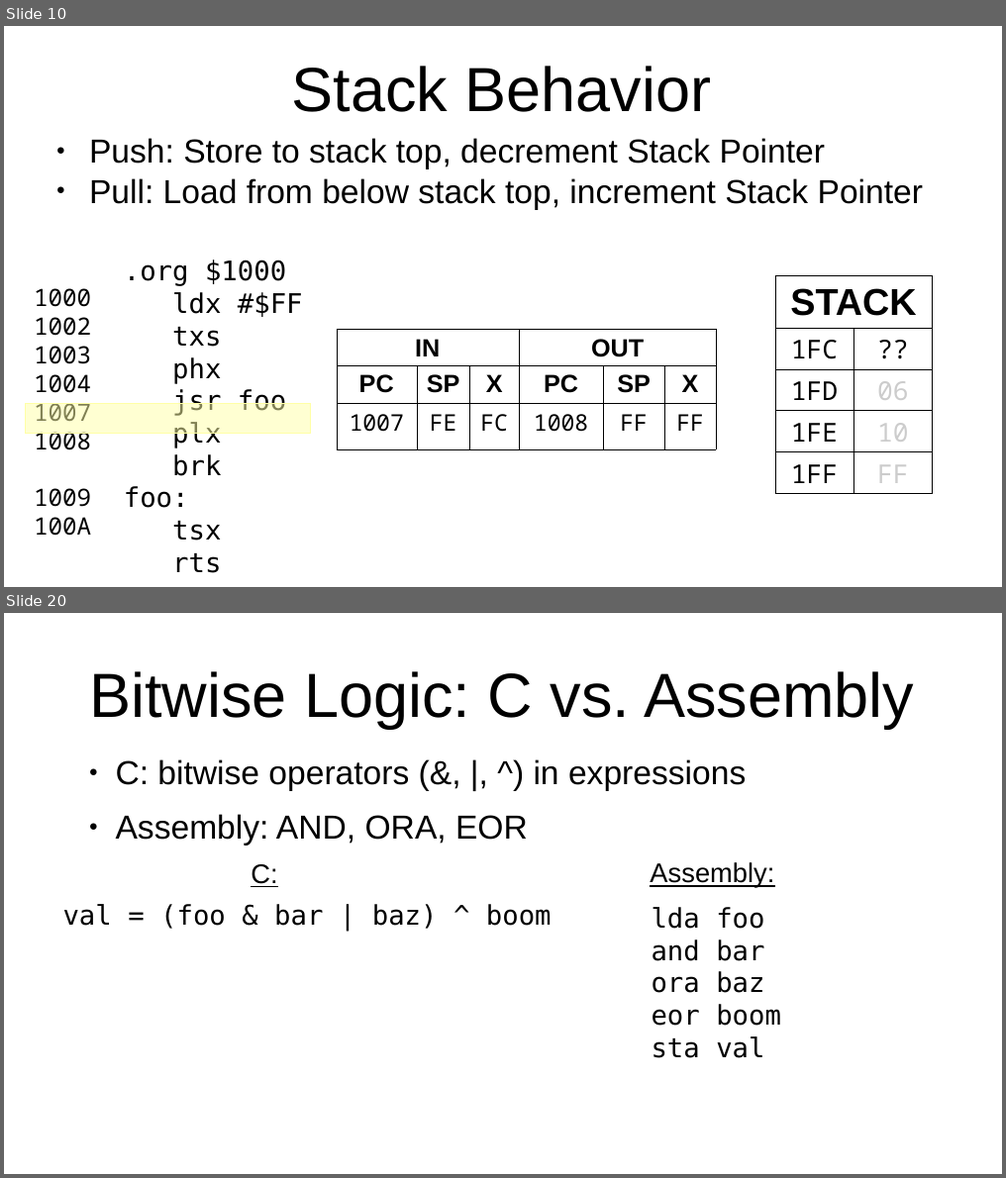
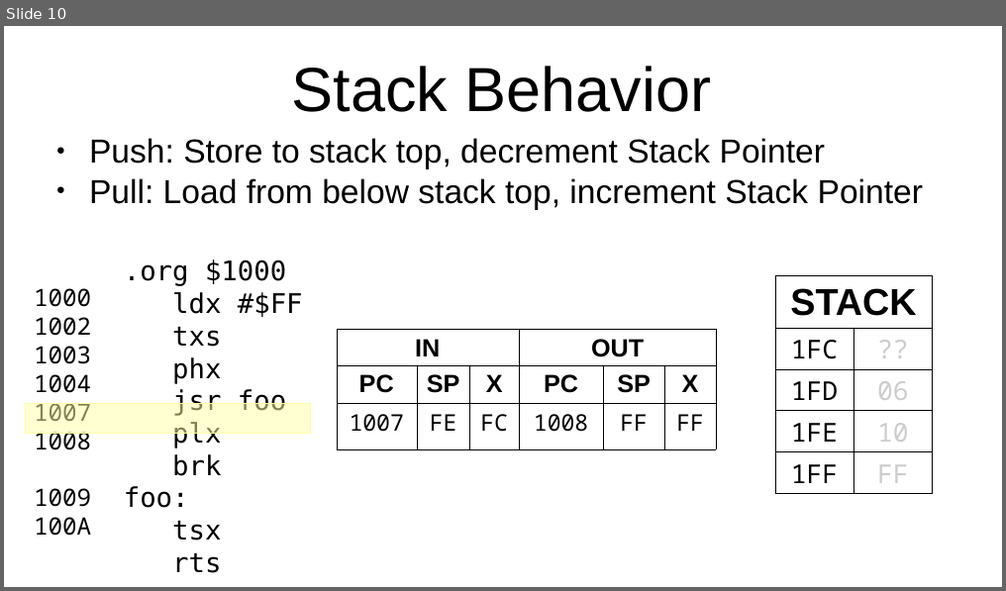
Before and after one commit to SlithyMatt/x16-assembly-tutorial, a slide deck: Lesson5/Lesson5.odp. Shown one above the other, each under a label of ours: slides 10 and 20 before the commit, slide 10 after it; the slides between them are not shown. The pictures are 1006x1178 and 1006x591 pixels, drawn with LibreOffice and Linux fonts; fonts in the diff are those of the drawing. Boxes give left, top, right and bottom in pixels: in the first picture for what was removed or moved away, otherwise in the second. Text is boxed around its words. In the diff, an @@ line names an element or a change of style, - is before the commit and + after.

```diff
--- a/Lesson5/Lesson5.odp
+++ b/Lesson5/Lesson5.odp
@@ slide 20 removed at box(4, 613, 1002, 1174), background #FFFFFF @@
@@ title removed at box(89, 671, 914, 728) @@
-Bitwise Logic: C vs. Assembly
@@ text removed at box(116, 760, 746, 846) @@
-● C: bitwise operators (&, |, ^) in expressions
-● Assembly: AND, ORA, EOR
@@ text removed at box(251, 864, 277, 887) @@
-C:
@@ text removed at box(649, 862, 774, 887) @@
-Assembly:
@@ text removed at box(63, 904, 551, 929) @@
-val = (foo & bar | baz) ^ boom
@@ text removed at box(651, 907, 781, 1059) @@
-lda foo
-and bar
-ora baz
-eor boom
-sta val
@@ slide 10 changed as well @@
@@ table at box(775, 275, 933, 491) @@
@@ text colour #000000 to #CCCCCC in "??" @@
```
Also in this commit, not shown: 9 other slides changed, 11 slides added, 14 other slides removed, 3 other files.
